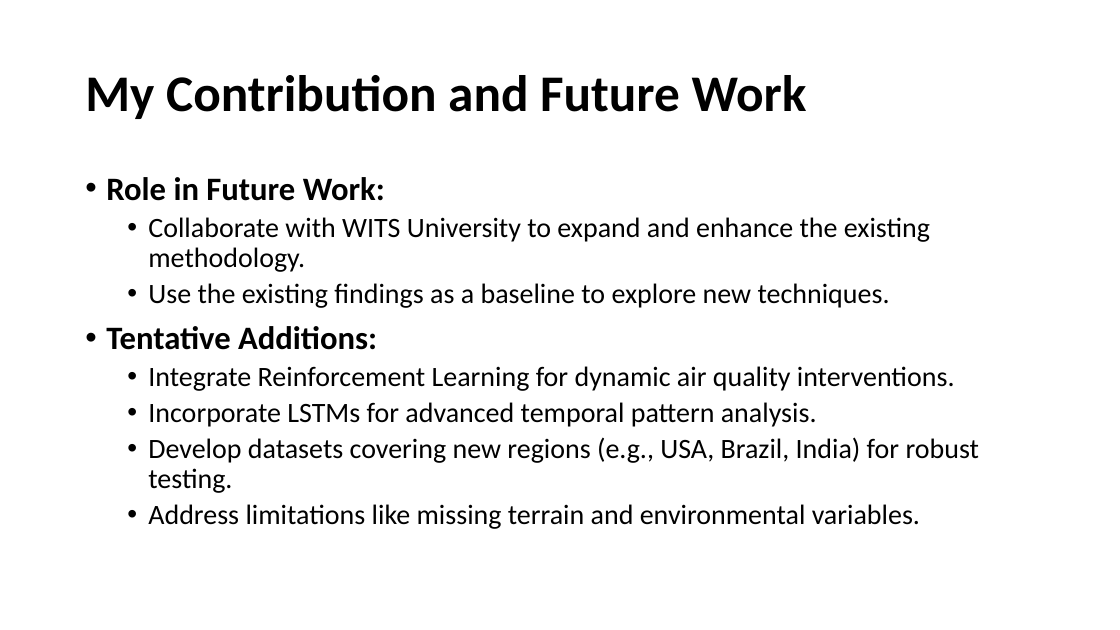
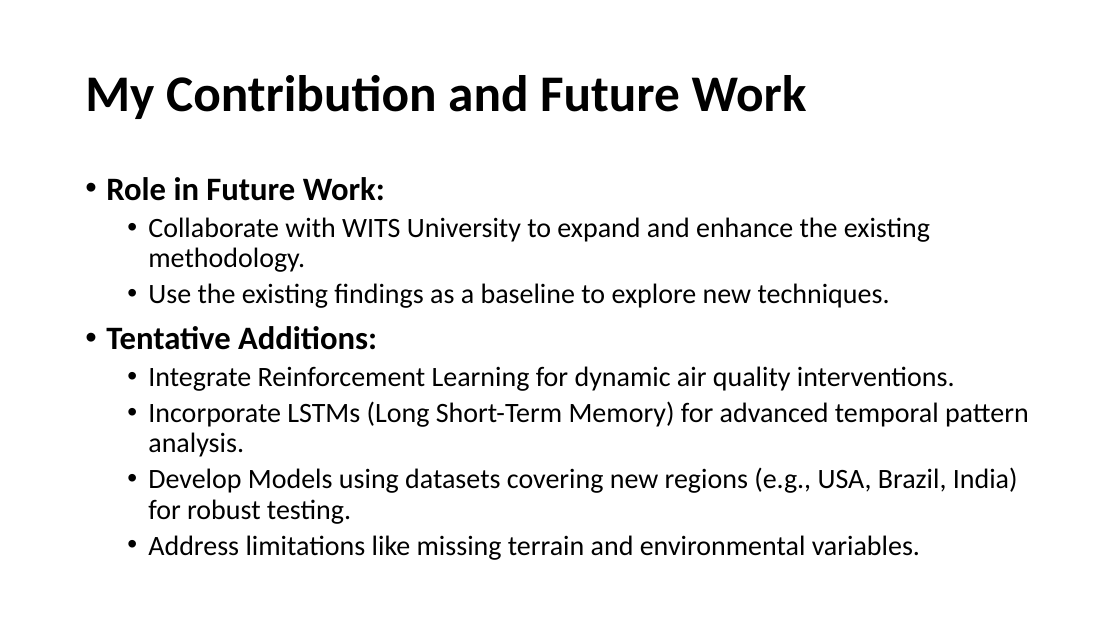
Before and after one commit to urssanj00/VNIT-AAI-SEM2, a slide deck: slide 7 of SEM-2/MINI_PROJECT/VNIT_PRESENTATION_PM2.pptx. Drawn at 1120x630 pixels with LibreOffice and Linux fonts; fonts in the diff are those of the drawing. Boxes give left, top, right and bottom in pixels: in the first picture for what was removed or moved away, otherwise in the second. Text is boxed around its words. In the diff, an @@ line names an element or a change of style, - is before the commit and + after.

```diff
--- a/SEM-2/MINI_PROJECT/VNIT_PRESENTATION_PM2.pptx
+++ b/SEM-2/MINI_PROJECT/VNIT_PRESENTATION_PM2.pptx
@@ text at <box>148,401,1029,524</box>: text changed @@
-  • Incorporate LSTMs for advanced temporal pattern analysis.
-  • Develop datasets covering new regions (e.g., USA, Brazil, India) for robust testing.
+  • Incorporate LSTMs (Long Short-Term Memory) for advanced temporal pattern analysis.
+  • Develop Models using datasets covering new regions (e.g., USA, Brazil, India) for robust testing.
```
Also in this commit, not shown: 5 other slides changed.
